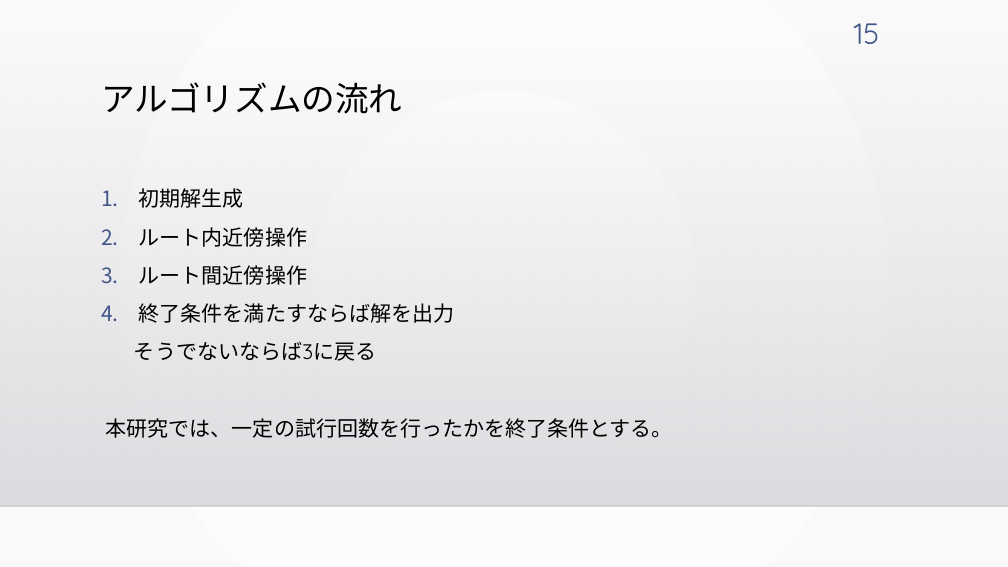
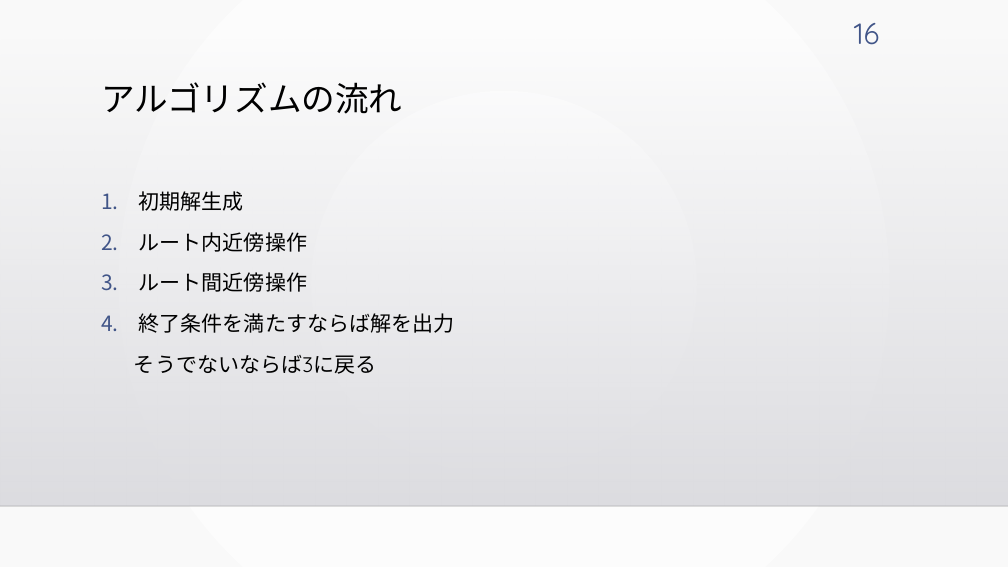
Before and after one commit to kotaro400/DARP, a slide deck: slide 16 of 卒論発表_10分用.pptx (slide 15 before the commit). Drawn at 1008x567 pixels with LibreOffice and Linux fonts; fonts in the diff are those of the drawing; background and template pictures are left out. Boxes give left, top, right and bottom in pixels: in the first picture for what was removed or moved away, otherwise in the second. Text is boxed around its words. In the diff, an @@ line names an element or a change of style, - is before the commit and + after.

```diff
--- a/卒論発表_10分用.pptx
+++ b/卒論発表_10分用.pptx
@@ page number at (854, 23, 880, 45): text changed @@
-15
+16
@@ text "初期解生成" at (134, 191, 454, 374): line spacing 1.1 to 1.2 @@
@@ text at (106, 418, 673, 438): paragraph removed @@
-本研究では、一定の試行回数を行ったかを終了条件とする。
```
Also in this commit, not shown: 12 other slides changed, 1 slide added, 2 slides removed.
